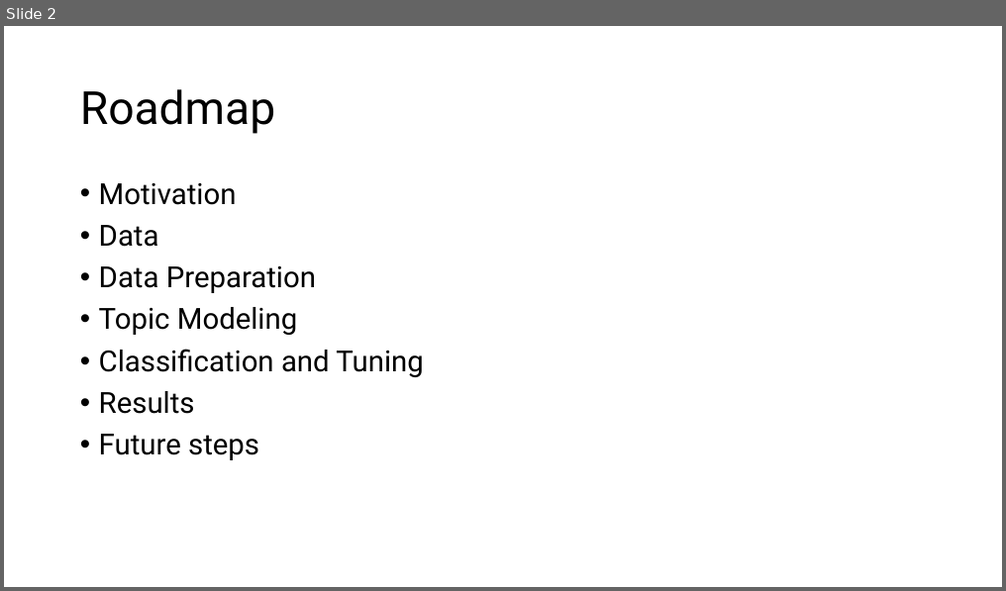
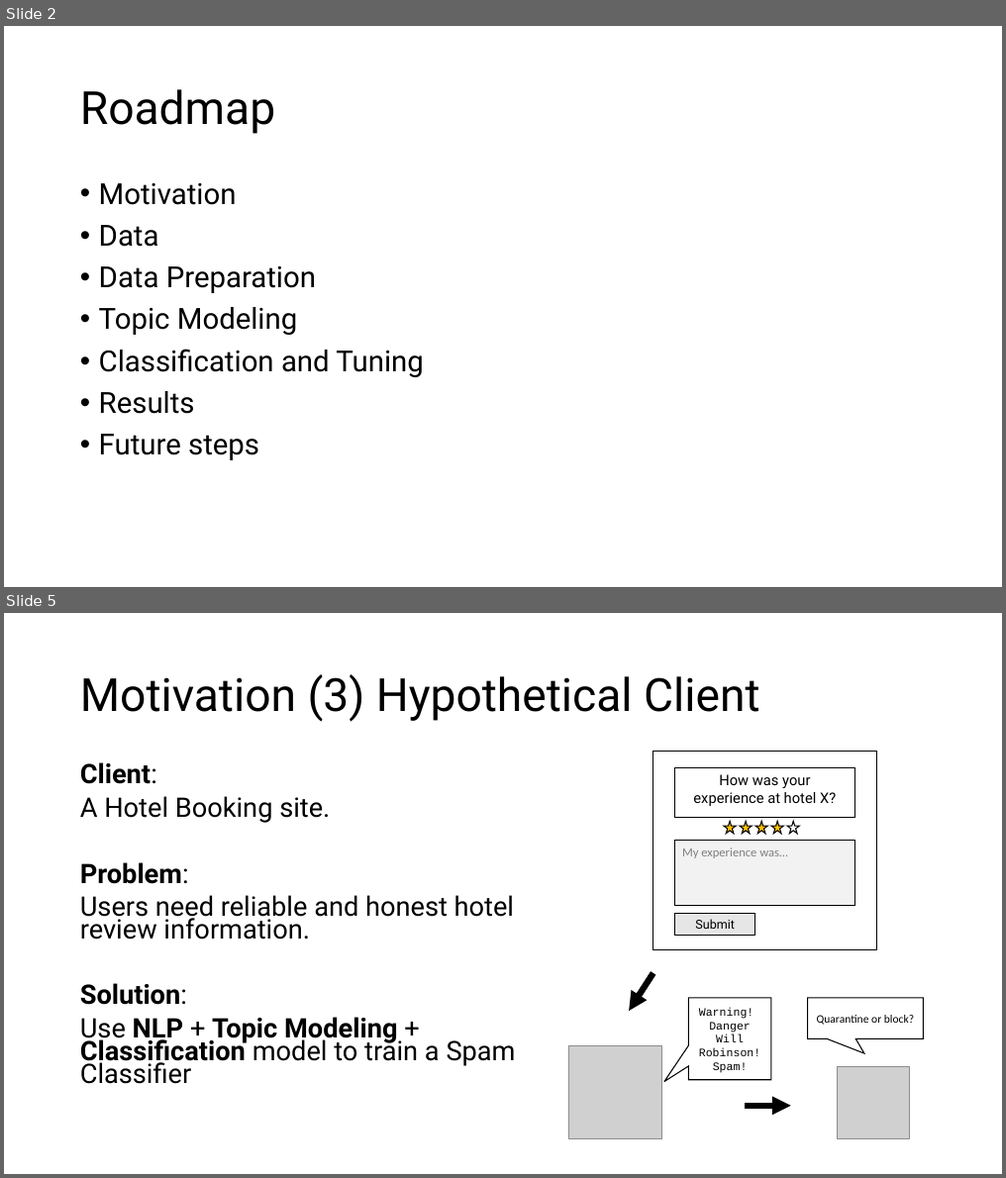
Before and after one commit to chrisgian/Capstone2-NLP-Hotel-Reviews, a slide deck: NLP 2 - Hotel Reviews Deliverable.pptx. Shown one above the other, each under a label of ours: slide 2 before the commit, slides 2 and 5 after it; the slides between them are not shown. The pictures are 1006x591 and 1006x1178 pixels, drawn with LibreOffice and Linux fonts; fonts in the diff are those of the drawing; grey boxes stand for pictures. Boxes give left, top, right and bottom in pixels: in the first picture for what was removed or moved away, otherwise in the second. Text is boxed around its words. In the diff, an @@ line names an element or a change of style, - is before the commit and + after.

```diff
--- a/NLP 2 - Hotel Reviews Deliverable.pptx
+++ b/NLP 2 - Hotel Reviews Deliverable.pptx
@@ slide 5 added at [4,613,1002,1174], background #FFFFFF @@
@@ title added at [80,674,760,722], 44 pt, text #000000 @@
+Motivation (3) Hypothetical Client
@@ rectangle added at [653,752,876,950], fill #FFFFFF, outline #000000 1 pt @@
@@ text added at [80,762,516,1084], 25.9 pt, text #000000 @@
+Client:
+A Hotel Booking site.
+Problem:
+Users need reliable and honest hotel review information.
+Solution:
+Use NLP + Topic Modeling + Classification model to train a Spam Classifier
@@ rectangle added at [675,767,854,817], outline #000000 1 pt, 14 pt, text #000000 @@
+How was your experience at hotel X?
@@ rectangle added at [675,841,854,906], fill #F2F2F2, outline #000000 1 pt, 12 pt, text #808080 @@
+My experience was…
@@ star added at [724,821,737,834], fill #FFC000, outline #000000 1 pt @@
@@ star added at [740,821,752,834], fill #FFC000, outline #000000 1 pt @@
@@ star added at [755,821,768,834], fill #FFC000, outline #000000 1 pt @@
@@ star added at [771,821,784,834], fill #FFC000, outline #000000 1 pt @@
@@ star added at [787,821,800,834], fill #FFFFFF, outline #000000 1 pt @@
@@ rectangle added at [675,914,755,935], fill #E7E6E6, outline #000000 1 pt, 12 pt, text #000000 @@
+Submit
@@ arrow added from (653, 973) to (629, 1011), #000000 6 pt @@
@@ speech box added at [689,998,772,1080], fill #FFFFFF, outline #000000 1 pt, 11 pt, text #000000 @@
+Warning!
+Danger Will Robinson!
+Spam!
@@ speech box added at [807,998,924,1039], fill #FFFFFF, outline #000000 1 pt, 11 pt, text #000000 @@
+Quarantine or block?
@@ picture added at [568,1046,662,1140] @@
@@ picture added at [838,1066,909,1139] @@
@@ arrow added from (746, 1106) to (791, 1106), #000000 6 pt @@
```
Also in this commit, not shown: 11 slides changed, 4 other slides added, 9 slides removed, 1 other file.
